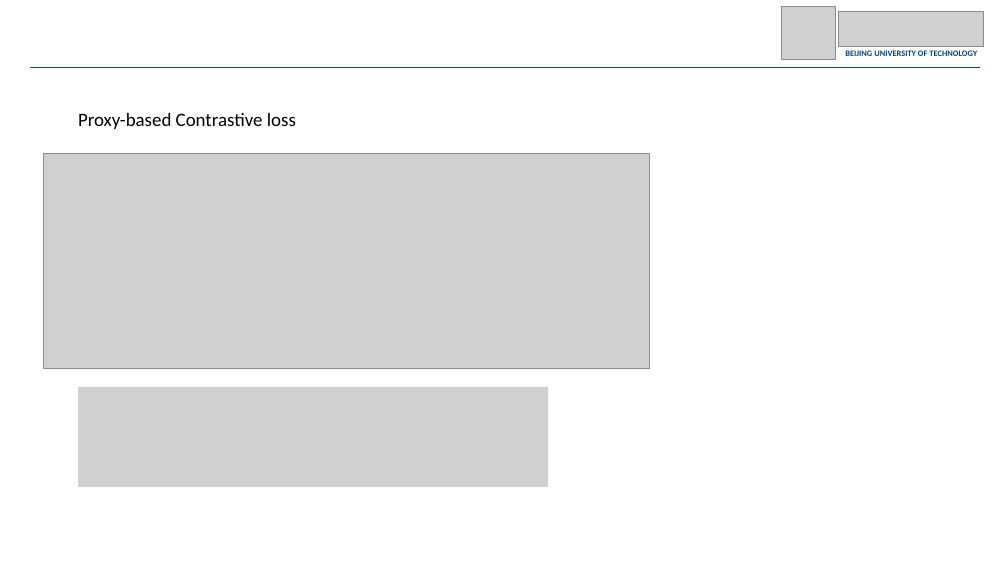
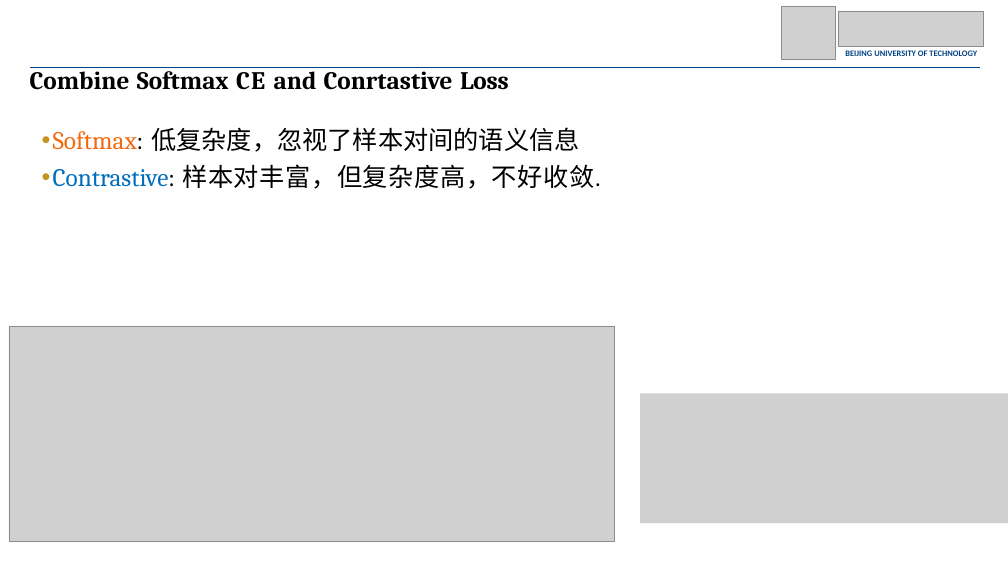
Before and after one commit to JohnnyM1ng/dissertation-proposal, a slide deck: slide 10 of 2023_12_08_论文讲解_张一鸣.pptx (slide 14 before the commit). Drawn at 1008x567 pixels with LibreOffice and Linux fonts; fonts in the diff are those of the drawing; grey boxes stand for pictures; background and template pictures are left out. Boxes give left, top, right and bottom in pixels: in the first picture for what was removed or moved away, otherwise in the second. Text is boxed around its words. In the diff, an @@ line names an element or a change of style, - is before the commit and + after.

```diff
--- a/2023_12_08_论文讲解_张一鸣.pptx
+++ b/2023_12_08_论文讲解_张一鸣.pptx
@@ text added at <box>30,67,600,189</box>, 24 pt, text #000000 @@
+Combine Softmax CE and Conrtastive Loss
+• Softmax: 低复杂度，忽视了样本对间的语义信息
+• Contrastive: 样本对丰富，但复杂度高，不好收敛.
@@ text removed at <box>78,113,296,129</box> @@
-Proxy-based Contrastive loss
@@ picture: place and size @@
-picture at <box>43,153,649,368</box>
+picture at <box>9,327,615,542</box>
@@ picture removed at <box>79,387,549,487</box> @@
@@ picture added at <box>640,393,1008,523</box> @@
```
Also in this commit, not shown: 7 other slides changed, 1 slide added, 4 slides removed.
